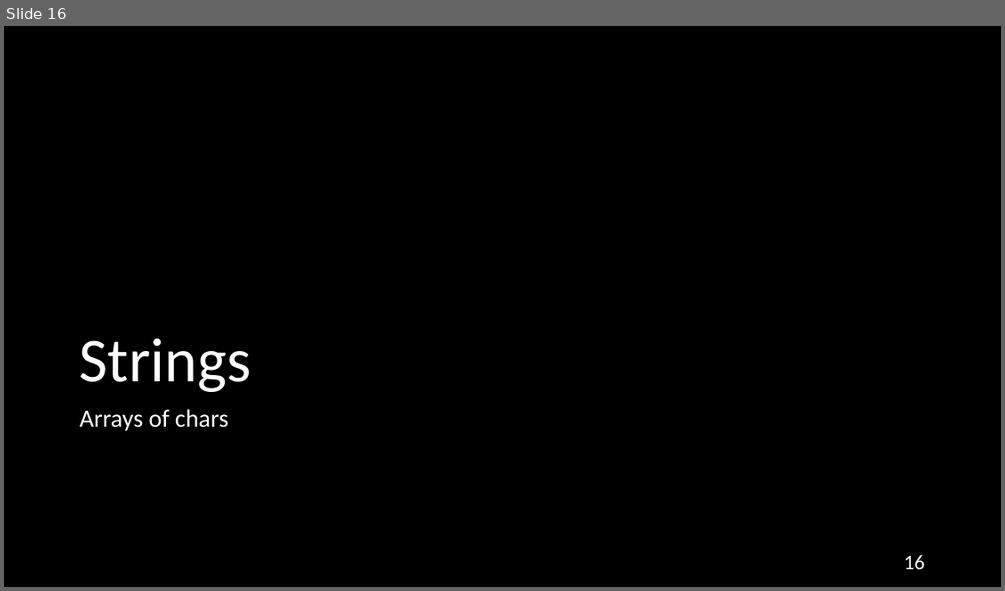
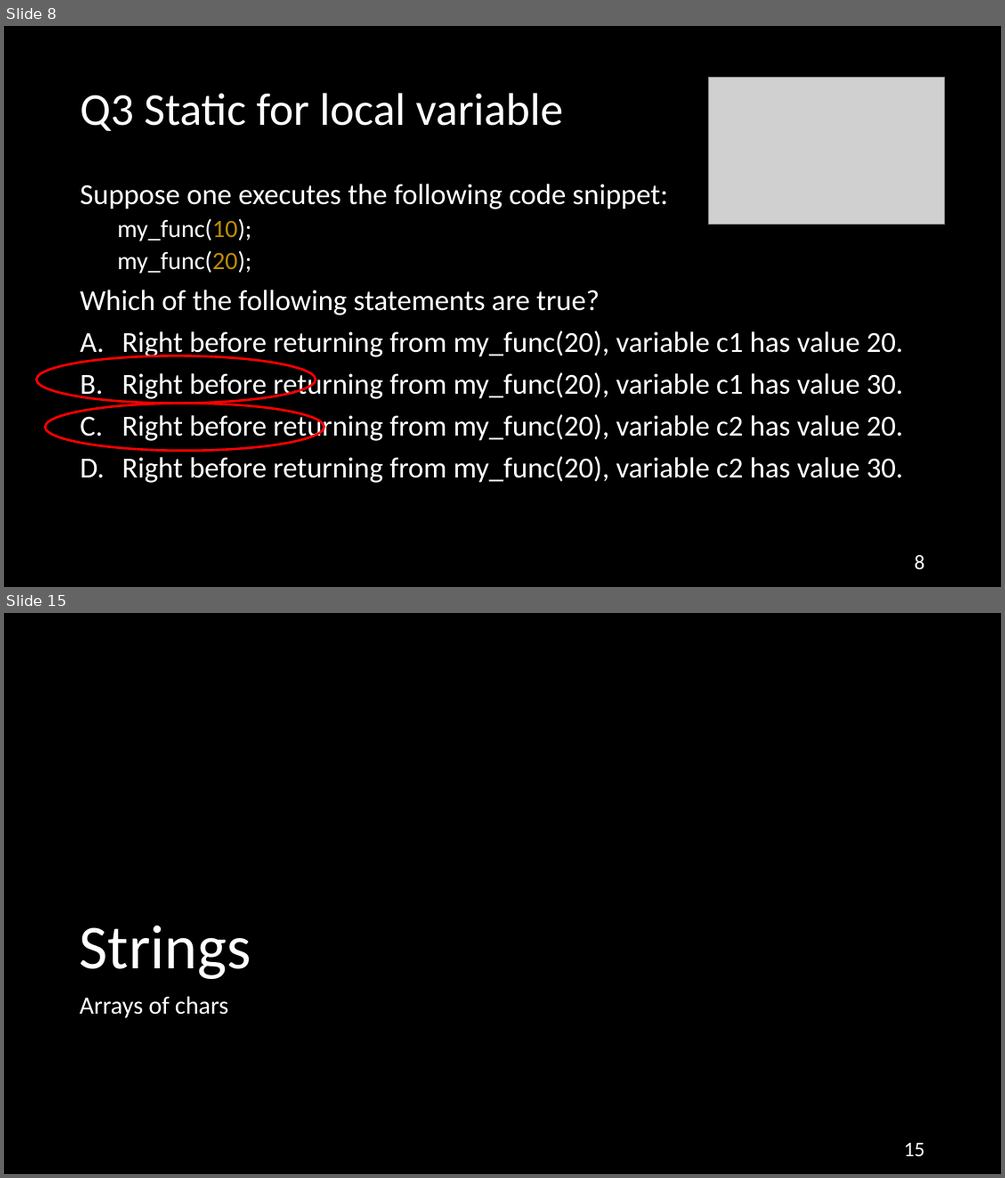
Before and after one commit to NYU-CSO/nyu-cso.github.io, a slide deck: rec-notes/r06.pptx. Shown one above the other, each under a label of ours: slide 16 before the commit, slides 8 and 15 after it; the slides between them are not shown. The pictures are 1005x591 and 1005x1178 pixels, drawn with LibreOffice and Linux fonts; fonts in the diff are those of the drawing; grey boxes stand for pictures. Boxes give left, top, right and bottom in pixels: in the first picture for what was removed or moved away, otherwise in the second. Text is boxed around its words. In the diff, an @@ line names an element or a change of style, - is before the commit and + after.

```diff
--- a/rec-notes/r06.pptx
+++ b/rec-notes/r06.pptx
@@ slide 8 added at box(4, 26, 1001, 587), background #000000 @@
@@ picture added at box(708, 78, 944, 224) @@
@@ title added at box(80, 93, 563, 131), 44 pt, text #FFFFFF @@
+Q3 Static for local variable
@@ text added at box(80, 184, 903, 483), 28 pt, text #FFFFFF @@
+Suppose one executes the following code snippet:
+  my_func(10);
+  my_func(20);
+Which of the following statements are true?
+A. Right before returning from my_func(20), variable c1 has value 20.
+B. Right before returning from my_func(20), variable c1 has value 30.
+C. Right before returning from my_func(20), variable c2 has value 20.
+D. Right before returning from my_func(20), variable c2 has value 30.
@@ ellipse added at box(36, 356, 316, 402), outline #FF0000 2.25 pt @@
@@ ellipse added at box(45, 402, 324, 450), outline #FF0000 2.25 pt @@
@@ page number added at box(914, 555, 925, 569), 20 pt, text #FFFFFF @@
+8
@@ what was slide 16 is now slide 15 @@
@@ page number at box(904, 1143, 925, 1156): text changed @@
-16
+15
```
Also in this commit, not shown: 9 slides changed, 12 other slides added, 12 slides removed, 1 other file.
